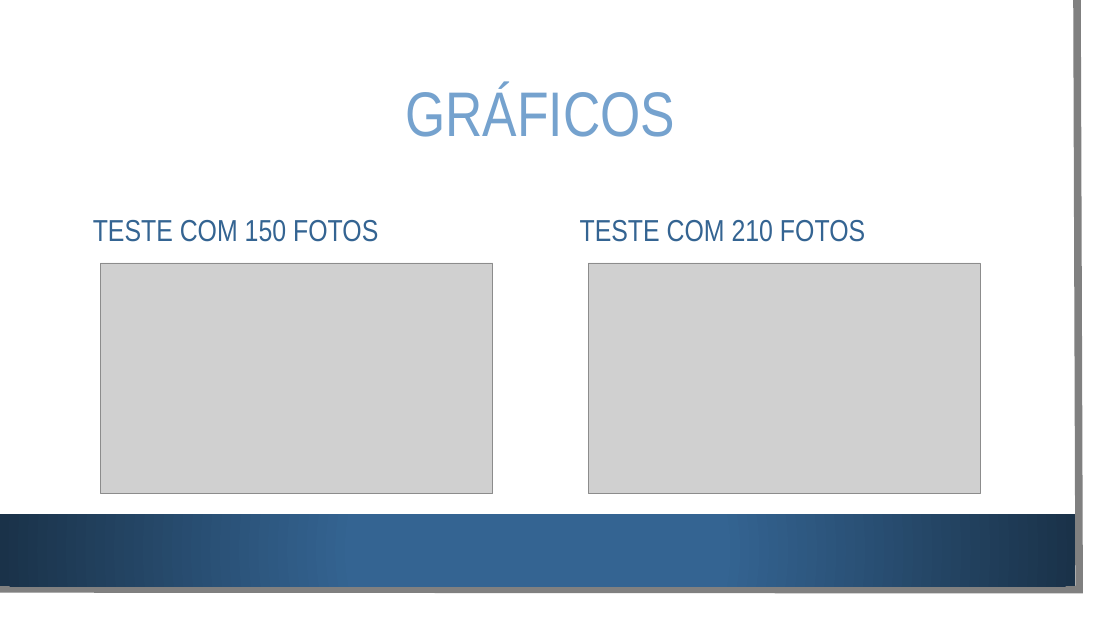
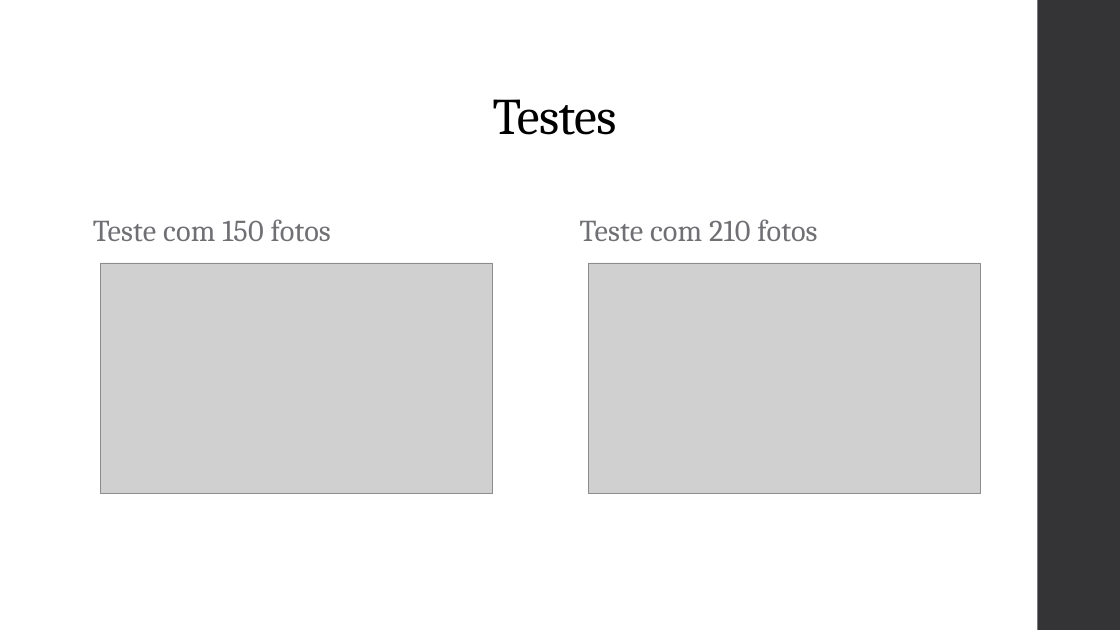
Before and after one commit to mateusmoraes99/MateusBarbara_FinalProject_AA_RR_2024, a slide deck: slide 12 of relatorio e slide/apresentacao.pptx (slide 9 before the commit). Drawn at 1120x630 pixels with LibreOffice and Linux fonts; fonts in the diff are those of the drawing; grey boxes stand for pictures; background and template pictures are left out. Boxes give left, top, right and bottom in pixels: in the first picture for what was removed or moved away, otherwise in the second. Text is boxed around its words. In the diff, an @@ line names an element or a change of style, - is before the commit and + after.

```diff
--- a/relatorio e slide/apresentacao.pptx
+++ b/relatorio e slide/apresentacao.pptx
@@ rectangle removed at [0,0,1101,611] @@
@@ freeform shape removed at [0,0,1080,590] @@
@@ rectangle added at [1038,0,1120,630], fill #353537 @@
@@ title removed at [406,86,676,137] @@
-GRÁFICOS
@@ text added at [493,99,617,135], 44 pt, text #000000 @@
+Testes
@@ text at [93,219,331,242]: text changed; font Arial Narrow to Cambria; text colour #346492 to #6F6F74 @@
-TESTE COM 150 FOTOS
+Teste com 150 fotos
@@ text at [580,219,817,242]: text changed; font Arial Narrow to Cambria; text colour #346492 to #6F6F74 @@
-TESTE COM 210 FOTOS
+Teste com 210 fotos
@@ rectangle removed at [0,514,1075,586] @@
```
Also in this commit, not shown: 8 other slides changed, 5 slides added, 2 slides removed.
